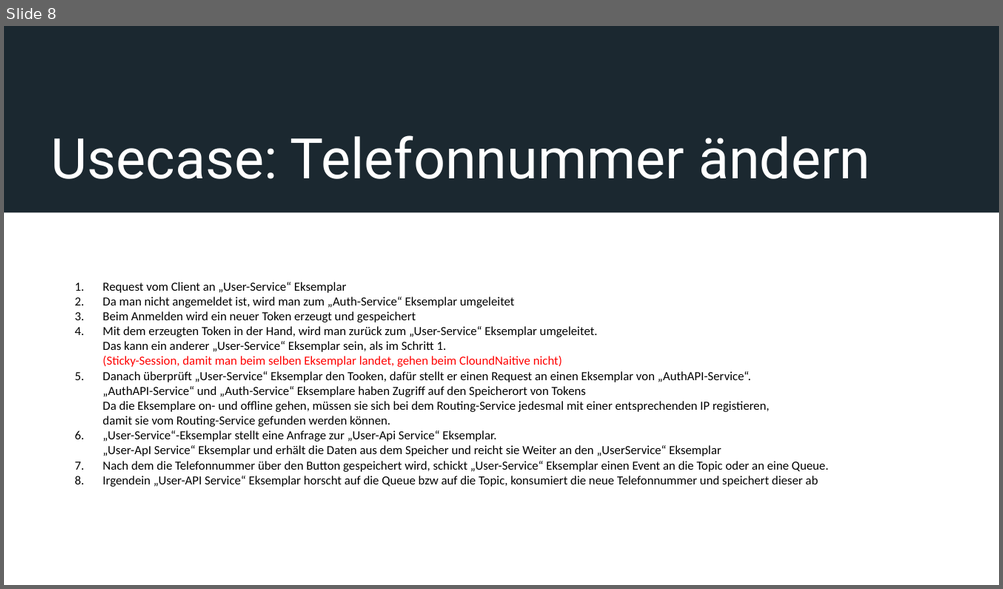
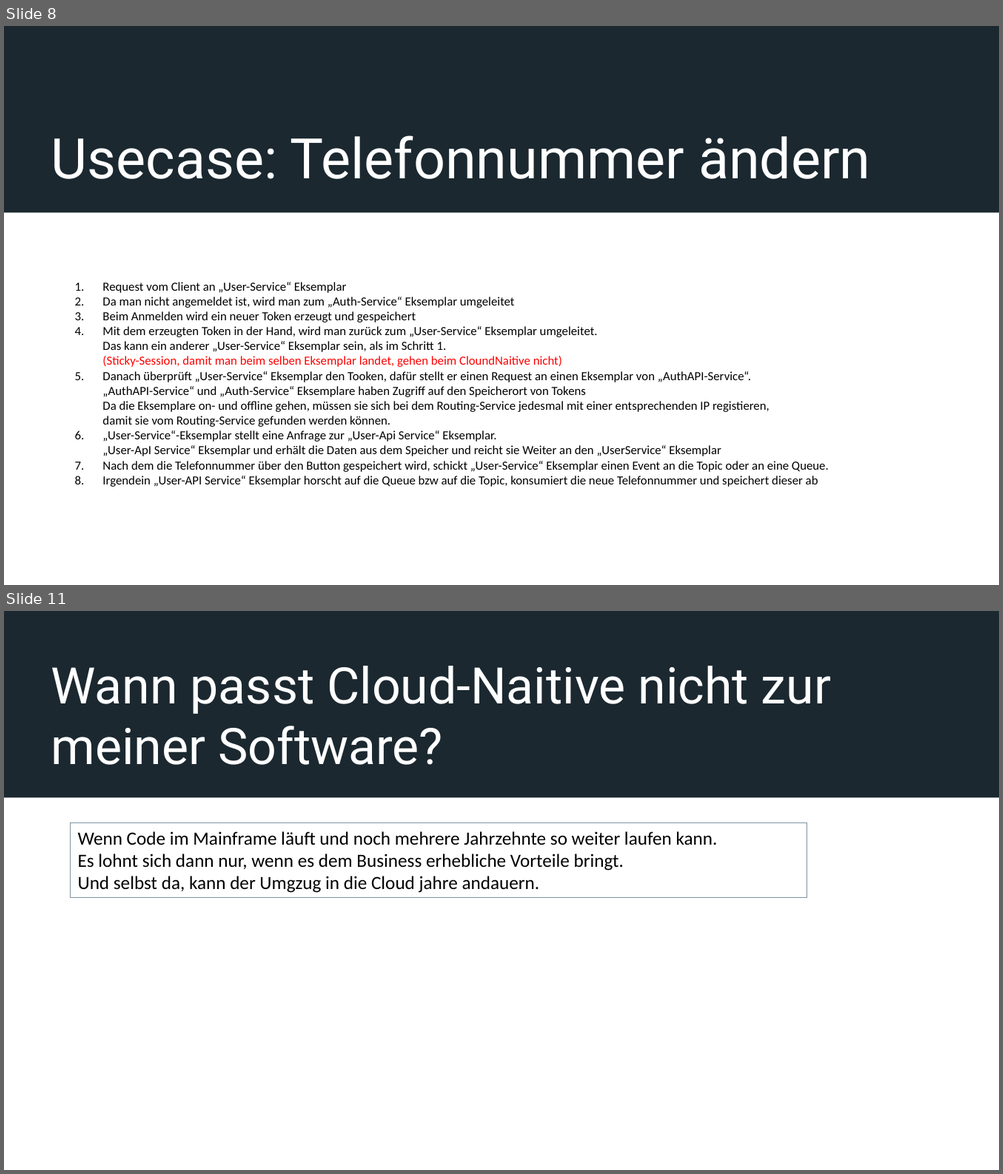
Before and after one commit to BaruchDavid/jRedit, a slide deck: rka-reddit/src/main/resources/Notizen/Cloud Naitive.pptx. Shown one above the other, each under a label of ours: slide 8 before the commit, slides 8 and 11 after it; the slides between them are not shown. The pictures are 1003x589 and 1003x1174 pixels, drawn with LibreOffice and Linux fonts; fonts in the diff are those of the drawing. Boxes give left, top, right and bottom in pixels: in the first picture for what was removed or moved away, otherwise in the second. Text is boxed around its words. In the diff, an @@ line names an element or a change of style, - is before the commit and + after.

```diff
--- a/rka-reddit/src/main/resources/Notizen/Cloud Naitive.pptx
+++ b/rka-reddit/src/main/resources/Notizen/Cloud Naitive.pptx
@@ slide 11 added at (4,611,999,1170), background #FFFFFF; not listed: 1 template element that a slide beside it also shows @@
@@ title added at (51,666,831,765), 48.6 pt, text #FFFFFF @@
+Wann passt Cloud-Naitive nicht zur meiner Software?
@@ rectangle added at (71,823,807,898), outline #426276 0.75 pt, 18 pt, text #000000 @@
+Wenn Code im Mainframe läuft und noch mehrere Jahrzehnte so weiter laufen kann.
+Es lohnt sich dann nur, wenn es dem Business erhebliche Vorteile bringt.
+Und selbst da, kann der Umgzug in die Cloud jahre andauern.
```
Also in this commit, not shown: 4 other slides added.
